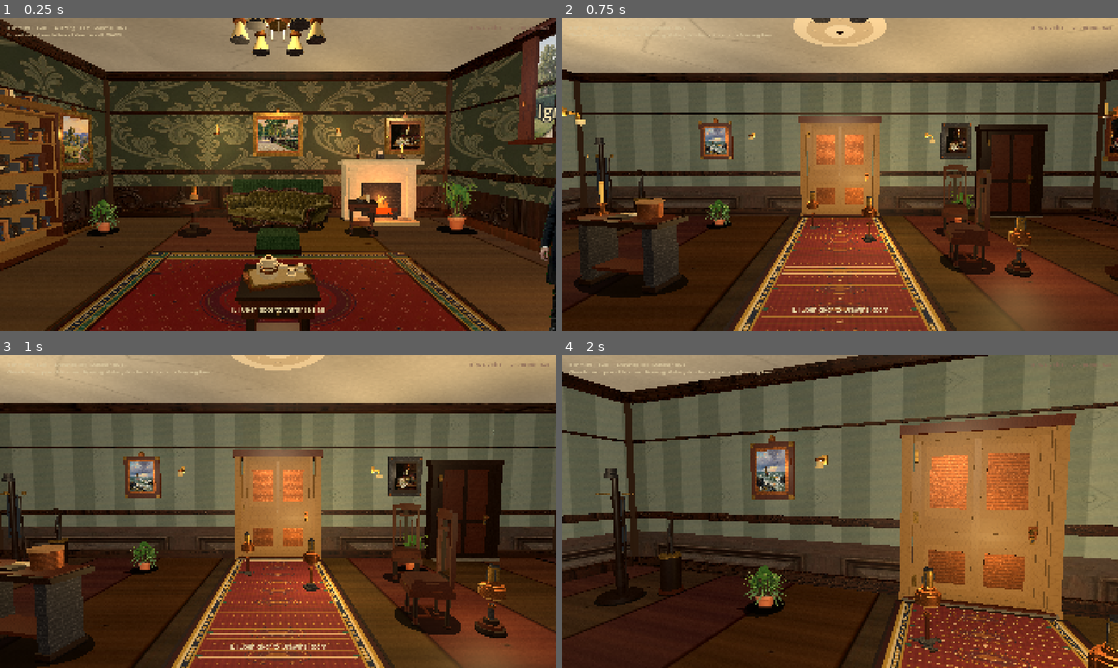
Above: before the commit, frames 1-4 (two rows, left to right).
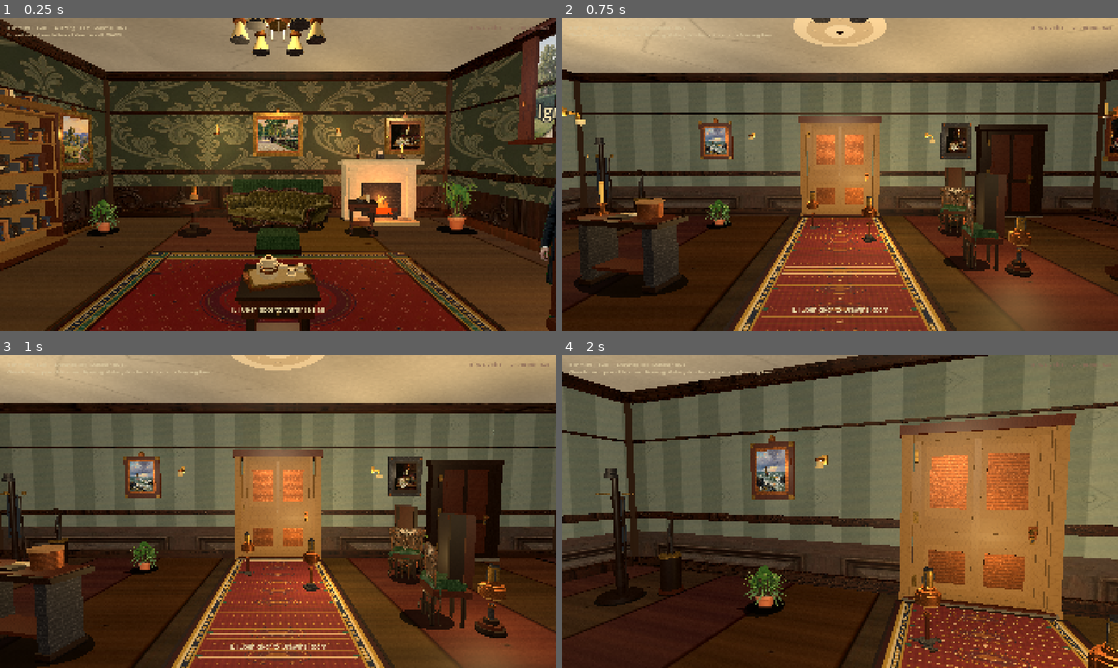
Above: after the commit, the same moments.

Repository: drakewing-eng/aetheric-engine
Game: Godot game, scene res://scenes/fps_main.tscn
Two runs of this game, one before a commit and one after it. Both use one fixed random seed, a clock stepped at 60 frames per second and the inputs below.
Inputs (mouse positions are in pixels of both pictures, inside the frame that each line leads up to):
- Up to frame 1 (0.25 s): no input
- Up to frame 2 (0.75 s): tap Enter at 0.5 s; move the mouse to (867, 174) at 0.52 s; hold W (move_forward) from 0.53 s (still down); hold E (interact) from 0.53 s (still down); click (867, 174) at 0.67 s
- Up to frame 3 (1 s): keep holding W (move_forward); keep holding E (interact)
- Up to frame 4 (2 s): keep holding W (move_forward); move the mouse to (812, 511) at 1.27 s; release E (interact) at 1.28 s; tap E (interact) at 1.35 s

The runs differ from the first frame. In frame 1, 0.2% of the frame differs, in the area x 98-100%, y 70-100%; in frame 2, 1.9%; in frame 3, 2.9%, in the area x 68-86%, y 47-90%; in frame 4, nothing differs.

Commit message:
visual loop 135: side-chair painted heroes + hall flanks + open settle

Diff:
--- a/aetheric-engine-godot/scripts/fps_props.gd
+++ b/aetheric-engine-godot/scripts/fps_props.gd
@@ -1670,37 +1670,39 @@
 		_add_box(root, Vector3(0, 0.18, 0.0), Vector3(w * 0.85, 0.035, 0.04), iron_paint, false, 0.45)
 		_add_box(root, Vector3(0, 0.18, 0.0), Vector3(0.04, 0.035, 0.3), iron_paint, false, 0.45)
 	else:
-		# Teak garden settle (loop 118): open back rails (not solid fridge slab from front)
+		# Teak garden settle (loop 135): open ladder-back + seat slats (not fridge slab)
 		var teak := Color(0.42, 0.28, 0.14)
 		var teak_d := Color(0.3, 0.18, 0.08)
 		var teak_l := Color(0.52, 0.36, 0.18)
-		# Solid seat plank + cushion strip
-		_add_box(root, Vector3(0, seat_y - 0.02, 0.02), Vector3(w * 0.96, 0.08, seat_d), teak, true, 0.55)
-		_add_box(root, Vector3(0, seat_y + 0.025, 0.02), Vector3(w * 0.93, 0.03, seat_d * 0.9), teak_l, false, 0.58)
-		_add_box(root, Vector3(0, seat_y + 0.01, 0.24), Vector3(w * 0.95, 0.04, 0.035), teak_d, false, 0.55)
-		# Open back: frame + wide vertical boards with gaps (settle language)
-		_add_box(root, Vector3(0, 0.58, -0.2), Vector3(w * 0.9, 0.06, 0.06), teak_d, true, 0.5)
-		_add_box(root, Vector3(0, 1.12, -0.2), Vector3(w * 0.92, 0.08, 0.07), teak_l, true, 0.5)
-		_add_box(root, Vector3(0, 1.18, -0.18), Vector3(w * 0.5, 0.05, 0.05), teak, false, 0.5)
-		var n_board := 6
-		for i in n_board:
-			var t := float(i) / float(n_board - 1)
+		var cushion := Color(0.55, 0.42, 0.28)
+		# Seat: horizontal slats with gaps
+		_add_box(root, Vector3(0, seat_y - 0.05, 0.0), Vector3(w * 0.94, 0.05, seat_d * 0.95), teak_d, true, 0.52)
+		for i in 5:
+			var t := float(i) / 4.0
+			var z := -0.18 + t * 0.36
+			_add_box(root, Vector3(0, seat_y, z), Vector3(w * 0.9, 0.04, 0.05), teak_l if i % 2 == 0 else teak, true, 0.58)
+		_add_box(root, Vector3(0, seat_y + 0.04, 0.02), Vector3(w * 0.88, 0.035, seat_d * 0.75), cushion, false, 0.85)
+		# Open ladder-back: rails only + thin spindles (air shows through)
+		_add_box(root, Vector3(0, 0.58, -0.22), Vector3(w * 0.9, 0.05, 0.05), teak_d, true, 0.5)
+		_add_box(root, Vector3(0, 0.85, -0.22), Vector3(w * 0.88, 0.04, 0.04), teak, false, 0.5)
+		_add_box(root, Vector3(0, 1.1, -0.22), Vector3(w * 0.9, 0.06, 0.05), teak_l, true, 0.5)
+		_add_box(root, Vector3(0, 1.16, -0.2), Vector3(w * 0.4, 0.04, 0.04), teak, false, 0.5)
+		for i in 7:
+			var t := float(i) / 6.0
 			var bx: float = -w * 0.38 + t * w * 0.76
-			_add_box(root, Vector3(bx, 0.85, -0.18), Vector3(0.08, 0.48, 0.04), teak if i % 2 == 0 else teak_d, false, 0.55)
-		# Side uprights + arms
+			_add_box(root, Vector3(bx, 0.85, -0.2), Vector3(0.035, 0.48, 0.03), teak_d if i % 2 == 0 else teak, false, 0.55)
+		# Arms + open ends
 		for sx in [-1.0, 1.0]:
-			var ex: float = sx * w * 0.44
-			_add_box(root, Vector3(ex, 0.8, -0.18), Vector3(0.1, 0.72, 0.1), teak_d, true, 0.5)
-			_add_box(root, Vector3(ex, 0.58, 0.02), Vector3(0.1, 0.14, 0.46), teak, true, 0.52)
-			_add_box(root, Vector3(ex, 0.68, 0.02), Vector3(0.11, 0.05, 0.48), teak_l, false, 0.5)
-			# Open under-arm (no full side slab)
-			_add_box(root, Vector3(ex, 0.55, -0.12), Vector3(0.06, 0.2, 0.16), teak_d, false, 0.55)
-			_add_box(root, Vector3(ex, 0.22, 0.16), Vector3(0.08, 0.4, 0.08), teak_d, true, 0.52)
-			_add_box(root, Vector3(ex, 0.22, -0.16), Vector3(0.08, 0.4, 0.08), teak_d, true, 0.52)
-			_add_box(root, Vector3(ex, 0.03, 0.16), Vector3(0.1, 0.04, 0.12), teak, true, 0.52)
-			_add_box(root, Vector3(ex, 0.03, -0.16), Vector3(0.1, 0.04, 0.12), teak, true, 0.52)
-		_add_box(root, Vector3(0, 0.16, 0.0), Vector3(w * 0.82, 0.04, 0.05), teak_d, false, 0.55)
-		_add_box(root, Vector3(0, 0.16, 0.0), Vector3(0.05, 0.04, 0.32), teak_d, false, 0.55)
+			var ex: float = sx * w * 0.45
+			_add_box(root, Vector3(ex, 0.85, -0.2), Vector3(0.08, 0.65, 0.08), teak_d, true, 0.5)
+			_add_box(root, Vector3(ex, 0.62, 0.05), Vector3(0.09, 0.06, 0.42), teak_l, false, 0.5)
+			_add_cylinder(root, Vector3(ex, 0.62, 0.24), 0.04, 0.05, teak, false, 0.5)
+			_add_box(root, Vector3(ex, 0.22, 0.16), Vector3(0.07, 0.4, 0.07), teak_d, true, 0.52)
+			_add_box(root, Vector3(ex, 0.22, -0.18), Vector3(0.07, 0.4, 0.07), teak_d, true, 0.52)
+			_add_box(root, Vector3(ex, 0.03, 0.16), Vector3(0.09, 0.04, 0.1), teak, true, 0.52)
+			_add_box(root, Vector3(ex, 0.03, -0.18), Vector3(0.09, 0.04, 0.1), teak, true, 0.52)
+		_add_box(root, Vector3(0, 0.15, 0.0), Vector3(w * 0.8, 0.035, 0.04), teak_d, false, 0.55)
+		_add_box(root, Vector3(0, 0.15, 0.0), Vector3(0.04, 0.035, 0.3), teak_d, false, 0.55)
 	_add_contact_shadow(root, w * 0.5, 0.38)
 	return root
 
@@ -3936,13 +3938,18 @@
 				_add_cylinder(root, Vector3(sx * ww * 0.35, 0.1, -0.1), 0.035, 0.16, MAHOGANY, false)
 				_add_cylinder(root, Vector3(sx * ww * 0.35, 0.1, -0.38), 0.032, 0.16, MAHOGANY, false)
 		"chair":
-			var cw: float = clampf(width * 0.7, 0.45, 0.65)
-			_add_box(root, Vector3(0, 0.46, -0.12), Vector3(cw, 0.08, 0.28), MAHOGANY, false, 0.48)
-			_add_box(root, Vector3(0, 0.52, -0.12), Vector3(cw * 0.9, 0.06, 0.24), VELVET_GREEN, false, 0.9)
-			_add_box(root, Vector3(0, 0.95, -0.28), Vector3(cw * 0.95, 0.75, 0.06), MAHOGANY, false, 0.45)
+			# Loop 135: deeper bulk for edge-on walk-by (card faces +Z; bulk in -Z)
+			var cw: float = clampf(width * 0.72, 0.45, 0.7)
+			_add_box(root, Vector3(0, 0.44, -0.2), Vector3(cw, 0.08, 0.42), MAHOGANY, false, 0.48)
+			_add_box(root, Vector3(0, 0.52, -0.18), Vector3(cw * 0.9, 0.1, 0.36), VELVET_GREEN, false, 0.9)
+			_add_box(root, Vector3(0, 0.58, -0.16), Vector3(cw * 0.8, 0.04, 0.3), VELVET_GREEN.darkened(0.1), false, 0.9)
+			# Back shell volume + open uprights
+			_add_box(root, Vector3(0, 0.95, -0.38), Vector3(cw * 0.85, 0.85, 0.1), MAHOGANY, false, 0.48)
 			for sx in [-1.0, 1.0]:
-				_add_cylinder(root, Vector3(sx * cw * 0.35, 0.22, -0.02), 0.028, 0.4, MAHOGANY_DARK, false)
-				_add_cylinder(root, Vector3(sx * cw * 0.35, 0.22, -0.24), 0.025, 0.4, MAHOGANY_DARK, false)
+				_add_box(root, Vector3(sx * cw * 0.34, 0.95, -0.28), Vector3(0.05, 0.85, 0.22), MAHOGANY_DARK, false, 0.48)
+				_add_cylinder(root, Vector3(sx * cw * 0.32, 0.2, -0.02), 0.026, 0.38, MAHOGANY_DARK, false)
+				_add_cylinder(root, Vector3(sx * cw * 0.32, 0.2, -0.36), 0.024, 0.38, MAHOGANY_DARK, false)
+			_add_box(root, Vector3(0, 1.32, -0.32), Vector3(cw * 0.75, 0.07, 0.12), MAHOGANY, false, 0.45)
 		_:
 			_add_box(root, Vector3(0, height * 0.35, -0.22),
 				Vector3(width * 0.7, height * 0.55, 0.28), MAHOGANY_DARK, false, 0.5)
--- a/aetheric-engine-godot/scripts/fps_rooms.gd
+++ b/aetheric-engine-godot/scripts/fps_rooms.gd
@@ -88,8 +88,19 @@
 			{"kind": "bookshelf", "pos": [-4.15, 0.0, 1.3], "yaw": 90.0, "width": 1.55, "height": 2.4, "seed": 11},
 			# SE: solid partner desk (was paper-thin writing-desk card edge-on)
 			{"kind": "desk", "pos": [3.35, 0.0, 0.8], "yaw": -90.0},
-			{"kind": "chair", "pos": [2.35, 0.0, 0.8], "yaw": 90.0, "seed": 1,
-				"fabric": Color(0.38, 0.2, 0.14)},
+			# Loop 135: painted side chair hero (Bell FOV was wood-block mesh)
+			{
+				"kind": "billboard_prop",
+				"pos": [2.35, 0.0, 0.8],
+				"yaw": 90.0,
+				"texture": PROP_DIR + "cutout/hero_side_chair.png",
+				"width": 0.72,
+				"height": 1.15,
+				"sink": 0.08,
+				"solid": true,
+				"col_size": [0.55, 1.0, 0.55],
+				"mesh_bulk": "chair",
+			},
 			{"kind": "letter_stack", "pos": [3.2, 0.78, 0.55], "yaw": -15.0, "seed": 1},
 			# SW conversation: painted wing hero + mesh bulk (loop 134)
 			{
@@ -243,18 +254,48 @@
 			{"kind": "wall_sconce", "pos": [-6.7, 0.0, -1.0], "yaw": 90.0, "height": 2.25},
 			# Loop 98: NW corner densify (entrance_hall_center empty floor by mirror)
 			{"kind": "hall_table", "pos": [-5.0, 0.0, -3.4], "yaw": 5.0, "seed": 2},
-			{"kind": "chair", "pos": [-4.0, 0.0, -2.8], "yaw": 120.0, "seed": 1,
-				"fabric": Color(0.3, 0.18, 0.12)},
+			{
+				"kind": "billboard_prop",
+				"pos": [-4.0, 0.0, -2.8],
+				"yaw": 120.0,
+				"texture": "res://assets/props/drawing_room/cutout/hero_side_chair.png",
+				"width": 0.68,
+				"height": 1.1,
+				"sink": 0.08,
+				"solid": true,
+				"col_size": [0.5, 0.95, 0.5],
+				"mesh_bulk": "chair",
+			},
 			{"kind": "plant", "pos": [-6.0, 0.0, -3.5], "scale": 0.7, "seed": 4,
 				"texture": "res://assets/props/plants/plant_fern.png", "width": 0.65, "height": 0.75},
 			# Second stand near kitchen/south — visitors leave coats by service door
 			{"kind": "coat_stand", "pos": [5.1, 0.0, 3.4], "yaw": -25.0, "seed": 1},
 			{"kind": "umbrella_stand", "pos": [4.6, 0.0, 3.85], "yaw": -15.0, "seed": 0},
-			# Hall chairs flank runner (visible from spawn looking north)
-			{"kind": "chair", "pos": [1.85, 0.0, -1.4], "yaw": -100.0, "seed": 3,
-				"fabric": Color(0.32, 0.2, 0.14)},
-			{"kind": "chair", "pos": [-1.9, 0.0, 1.5], "yaw": 80.0, "seed": 5,
-				"fabric": Color(0.3, 0.18, 0.12)},
+			# Hall chairs flank runner — painted heroes (loop 135)
+			{
+				"kind": "billboard_prop",
+				"pos": [1.85, 0.0, -1.4],
+				"yaw": -100.0,
+				"texture": "res://assets/props/drawing_room/cutout/hero_side_chair.png",
+				"width": 0.68,
+				"height": 1.1,
+				"sink": 0.08,
+				"solid": true,
+				"col_size": [0.5, 0.95, 0.5],
+				"mesh_bulk": "chair",
+			},
+			{
+				"kind": "billboard_prop",
+				"pos": [-1.9, 0.0, 1.5],
+				"yaw": 80.0,
+				"texture": "res://assets/props/drawing_room/cutout/hero_side_chair.png",
+				"width": 0.68,
+				"height": 1.1,
+				"sink": 0.08,
+				"solid": true,
+				"col_size": [0.5, 0.95, 0.5],
+				"mesh_bulk": "chair",
+			},
 			{"kind": "plant", "pos": [5.5, 0.0, -0.4], "scale": 0.9, "seed": 3,
 				"texture": "res://assets/props/plants/plant_fern.png", "width": 0.85, "height": 0.95},
 			{"kind": "plant", "pos": [-5.5, 0.0, 1.8], "scale": 0.75, "seed": 1,
@@ -273,8 +314,18 @@
 				"texture": "res://assets/props/plants/plant_fern.png", "width": 0.65, "height": 0.75},
 			{"kind": "plant", "pos": [-2.8, 0.0, 3.8], "scale": 0.8, "seed": 0,
 				"texture": "res://assets/props/plants/plant_palm.png", "width": 0.75, "height": 0.95},
-			{"kind": "chair", "pos": [-2.4, 0.0, 3.2], "yaw": 160.0, "seed": 2,
-				"fabric": Color(0.28, 0.16, 0.12)},
+			{
+				"kind": "billboard_prop",
+				"pos": [-2.4, 0.0, 3.2],
+				"yaw": 160.0,
+				"texture": "res://assets/props/drawing_room/cutout/hero_side_chair.png",
+				"width": 0.66,
+				"height": 1.08,
+				"sink": 0.08,
+				"solid": true,
+				"col_size": [0.48, 0.92, 0.48],
+				"mesh_bulk": "chair",
+			},
 			{"kind": "oil_lamp", "pos": [0.6, 0.0, 3.5], "yaw": -10.0, "height": 1.1},
 			# Loop 97: upper hall densify (long empty stripe paper between doors)
 			{"kind": "wall_sconce", "pos": [-4.5, 0.0, -2.0], "yaw": 90.0, "height": 2.35},
@@ -288,8 +339,18 @@
 				"texture": "res://assets/props/plants/plant_fern.png", "width": 0.55, "height": 0.65},
 			{"kind": "plant", "pos": [2.5, 0.0, -4.0], "scale": 0.7, "seed": 6,
 				"texture": "res://assets/props/plants/plant_palm.png", "width": 0.6, "height": 0.85},
-			{"kind": "chair", "pos": [-2.0, 0.0, -3.4], "yaw": 25.0, "seed": 0,
-				"fabric": Color(0.28, 0.16, 0.12)},
+			{
+				"kind": "billboard_prop",
+				"pos": [-2.0, 0.0, -3.4],
+				"yaw": 25.0,
+				"texture": "res://assets/props/drawing_room/cutout/hero_side_chair.png",
+				"width": 0.68,
+				"height": 1.1,
+				"sink": 0.08,
+				"solid": true,
+				"col_size": [0.5, 0.95, 0.5],
+				"mesh_bulk": "chair",
+			},
 			{"kind": "oil_lamp", "pos": [-1.6, 0.0, -3.9], "yaw": 10.0, "height": 1.0},
 			{"kind": "wall_sconce", "pos": [-1.4, 0.0, -4.7], "yaw": 0.0, "height": 2.25},
 			{"kind": "wall_sconce", "pos": [1.4, 0.0, -4.7], "yaw": 0.0, "height": 2.25},
@@ -535,8 +596,19 @@
 				"texture": "res://assets/rooms/textures/rug_persian.jpg",
 			},
 			{"kind": "desk", "pos": [2.2, 0.0, -2.0], "yaw": -90.0},
-			{"kind": "chair", "pos": [1.35, 0.0, -2.0], "yaw": 90.0, "seed": 1,
-				"fabric": Color(0.32, 0.38, 0.48)},
+			# Loop 135: painted desk chair hero
+			{
+				"kind": "billboard_prop",
+				"pos": [1.35, 0.0, -2.0],
+				"yaw": 90.0,
+				"texture": "res://assets/props/drawing_room/cutout/hero_side_chair.png",
+				"width": 0.7,
+				"height": 1.12,
+				"sink": 0.08,
+				"solid": true,
+				"col_size": [0.52, 0.98, 0.52],
+				"mesh_bulk": "chair",
+			},
 			{"kind": "letter_stack", "pos": [2.1, 0.78, -1.75], "yaw": -20.0, "seed": 2},
 			# Armchair reading nook — painted green wing + bulk (loop 134)
 			{
Not shown, changed: SCRATCH/memory/CURRENT.md
